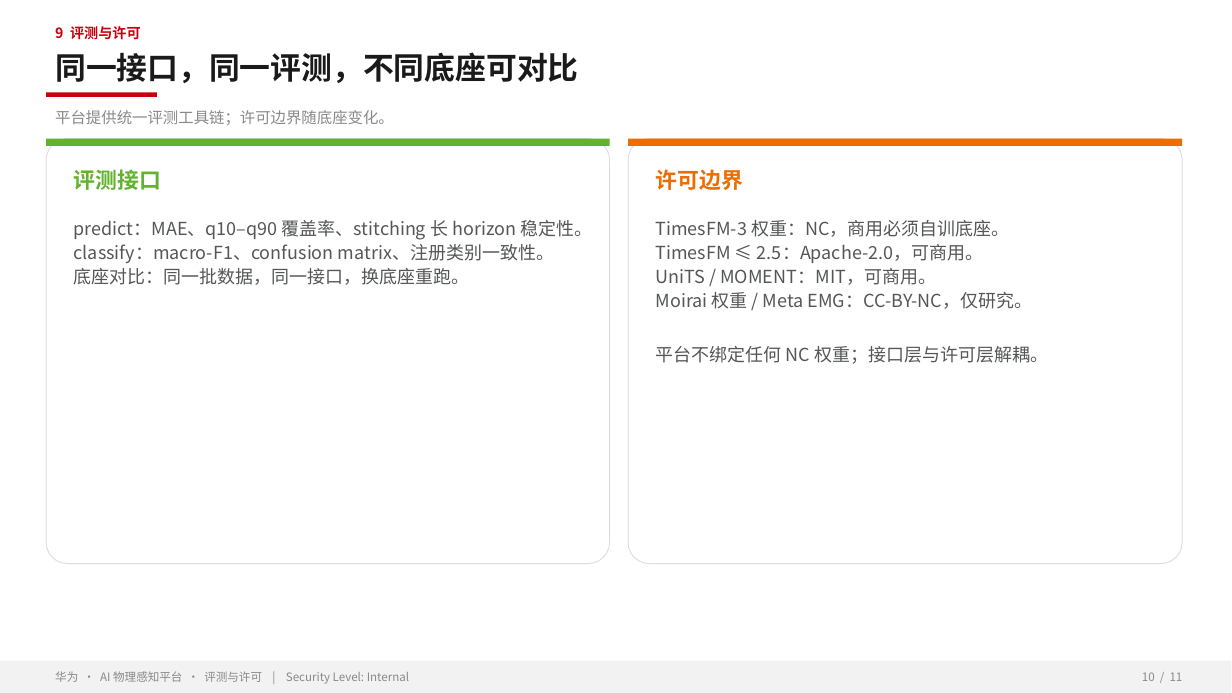
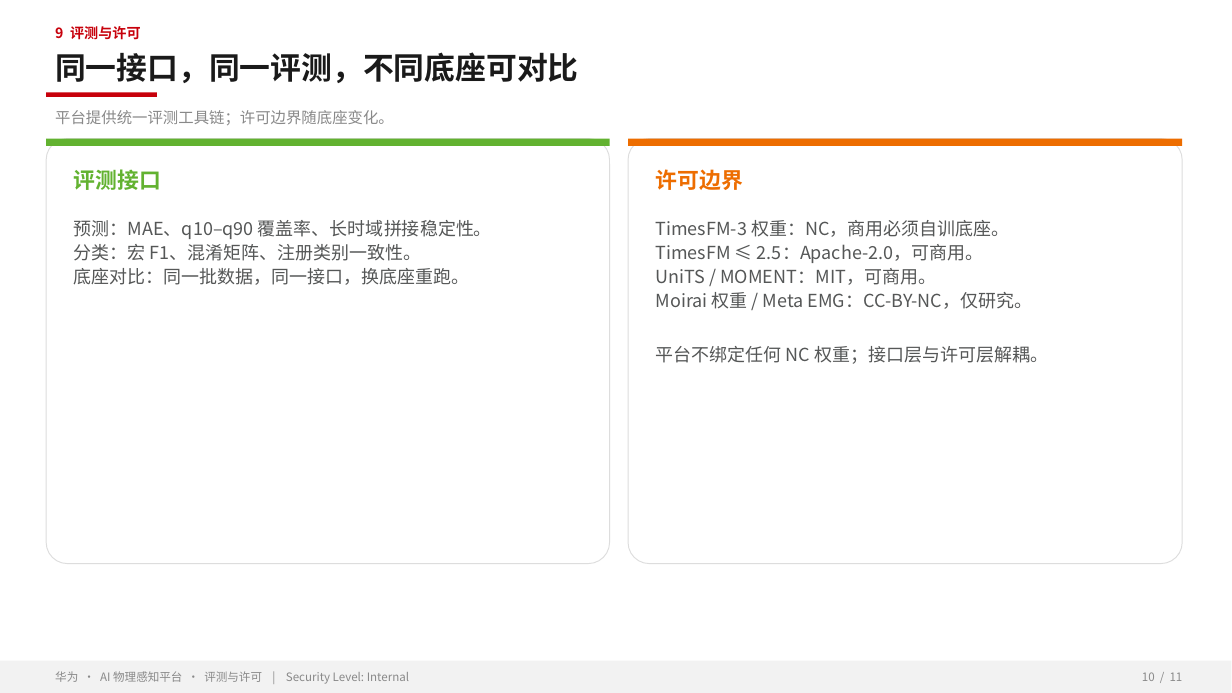
Before and after one commit to zhangrui1123/ai-physical-sensing, a slide deck: slide 10 of AI物理感知平台-华为汇报.pptx. Drawn at 1232x693 pixels with LibreOffice and Linux fonts; fonts in the diff are those of the drawing; background and template pictures are left out. Boxes give left, top, right and bottom in pixels: in the first picture for what was removed or moved away, otherwise in the second. Text is boxed around its words. In the diff, an @@ line names an element or a change of style, - is before the commit and + after.

```diff
--- a/AI物理感知平台-华为汇报.pptx
+++ b/AI物理感知平台-华为汇报.pptx
@@ text at [74, 220, 492, 261]: text changed @@
-predict：MAE、q10–q90 覆盖率、stitching 长 horizon 稳定性。
-classify：macro-F1、confusion matrix、注册类别一致性。
+预测：MAE、q10–q90 覆盖率、长时域拼接稳定性。
+分类：宏 F1、混淆矩阵、注册类别一致性。
```
Also in this commit, not shown: 8 other slides changed, 3 other files.
